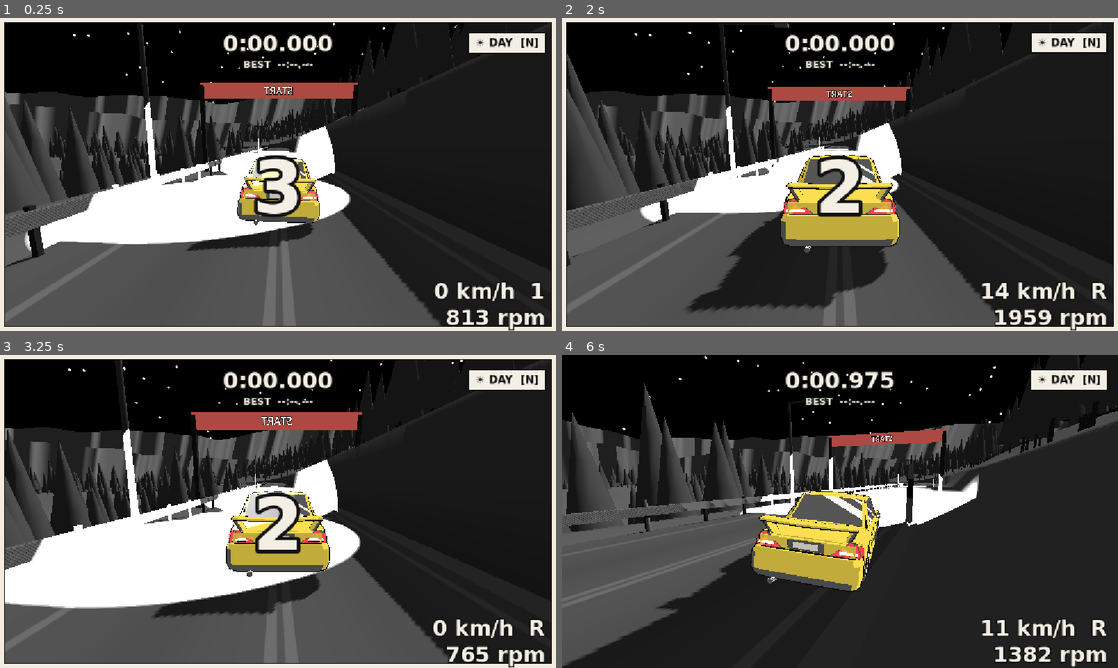
Above: before the commit, frames 1-4 (two rows, left to right).
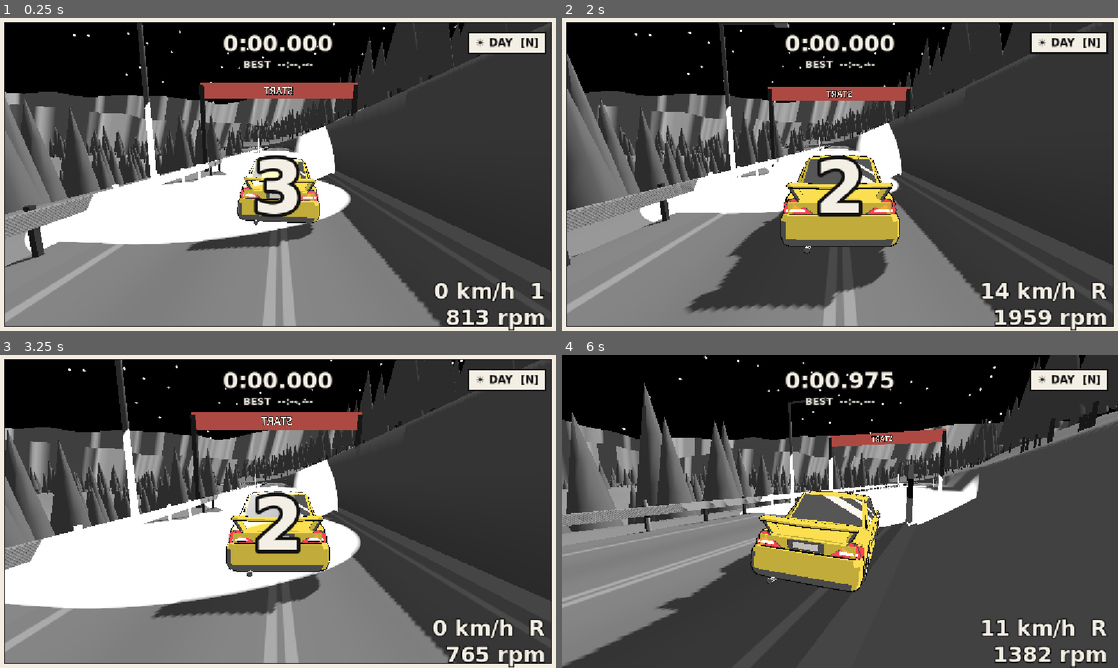
Above: after the commit, the same moments.

Repository: raimieltan/pang-daily-desktop
Game: Godot game, scene res://scenes/touge.tscn
Two runs of this game, one before a commit and one after it. Both use one fixed random seed, a clock stepped at 60 frames per second and the inputs below. Sound files missing from this copy of the repository are replaced by a short silence.
Inputs (mouse positions are in pixels of both pictures, inside the frame that each line leads up to):
- Up to frame 1 (0.25 s): no input
- Up to frame 2 (2 s): click "☀ DAY [N]" at 0.5 s; click "☾ NIGHT [N]" at 1.25 s
- Up to frame 3 (3.25 s): tap Enter (restart_run) at 2 s; move the mouse to (400, 495) at 2.02 s; hold D (steer_right) 2.03-2.75 s; hold W (throttle) 2.03-2.75 s; click (400, 495) at 2.17 s; drag from (166, 527) to (250, 574) at 2.77 s
- Up to frame 4 (6 s): move the mouse to (895, 442) at 3.52 s; hold D (steer_right) 3.53-4.25 s; hold M (toggle_manga) 3.53-4.25 s; drag from (812, 574) to (673, 464) at 4.27 s; move the mouse to (1006, 558) at 5.02 s; hold A (steer_left) 5.03-5.75 s; hold Y (toggle_tires) 5.03-5.75 s; drag from (673, 464) to (756, 433) at 5.77 s

The runs differ from the first frame. In frame 1, 54% of the frame differs, in the area x 0-100%, y 1-99%; in frame 2, 56%; in frame 3, 49%; in frame 4, 61%, in the area x 0-100%, y 0-100%.

Commit message:
art: gray-wash ink look with pen-stroke hatching; softer lighting
Per the user's Initial D references:
- Gray-wash page: each tone band has a gray fill (blended with the real shading) instead of
  pure paper or ink, and screentone prints as darker strokes over it.
- Tone texture: hand-inked pen strokes (broken, tapered, diagonal dashes; cross strokes in
  dark bands) plus ink grit.
- Graded coverage within bands and a soft ink edge.
- Lighting: higher night ambient and moon, a smaller and softer headlight core, dimmer brake
  trails by day.

Co-Authored-By: Claude Opus 5.5 <noreply@anthropic.com>

Diff:
--- a/game/art/manga_art.gd
+++ b/game/art/manga_art.gd
@@ -174,7 +174,8 @@
 static func apply_night(value: float) -> void:
 	night = value
 	RenderingServer.global_shader_parameter_set("manga_night", value)
-	RenderingServer.global_shader_parameter_set("manga_ambient", lerpf(0.32, 0.02, value))
+	# Night ambient keeps unlit faces in tone rather than flat ink; ink is for real shadows.
+	RenderingServer.global_shader_parameter_set("manga_ambient", lerpf(0.32, 0.07, value))
 	if is_instance_valid(_sun):
 		# Moonlight is just enough to separate lit slopes (dense tone) from shadow (ink).
-		_sun.light_energy = lerpf(1.0, 0.07, value)
+		_sun.light_energy = lerpf(1.0, 0.18, value)
--- a/game/art/manga_compositor.gd
+++ b/game/art/manga_compositor.gd
@@ -8,15 +8,22 @@
 
 @export_group("Tone ramp")
 ## Luminance (perceptual, 0..1) splits between ink | dense tone | sparse tone | paper.
-@export_range(0.0, 1.0) var ink_below := 0.2
-@export_range(0.0, 1.0) var dense_below := 0.4
-@export_range(0.0, 1.0) var sparse_below := 0.64
+@export_range(0.0, 1.0) var ink_below := 0.16
+@export_range(0.0, 1.0) var dense_below := 0.5
+@export_range(0.0, 1.0) var sparse_below := 0.82
 ## Screentone pitch at 1080p in pixels (scaled with resolution).
-@export_range(2.0, 16.0) var tone_pitch := 5.0
-@export_range(0.0, 1.0) var dense_coverage := 0.55
+@export_range(2.0, 16.0) var tone_pitch := 4.5
+@export_range(0.0, 1.0) var dense_coverage := 0.45
 @export_range(0.0, 1.0) var sparse_coverage := 0.16
-## Dense band: crosshatch (true) or heavy dots (false).
-@export var dense_crosshatch := true
+## Tone texture: 0 = halftone dots, 1 = mechanical crosshatch, 2 = hand-inked pen strokes.
+@export_enum("Dots", "Crosshatch", "Pen strokes") var tone_style := 2
+## Pen strokes: direction (degrees from horizontal) and dash length in pixels at 1080p.
+@export_range(-90.0, 90.0) var stroke_angle := -22.0
+@export_range(8.0, 200.0) var stroke_length := 46.0
+## Scratchy ink specks, stronger in dark areas.
+@export_range(0.0, 0.1) var grit := 0.018
+## Luminance width over which shading eases from crosshatch into solid ink (softens harsh blacks).
+@export_range(0.0, 0.2) var ink_softness := 0.08
 
 @export_group("Ink lines")
 ## Silhouette (depth) and crease (normal) kernel offsets at 1080p, in pixels.
@@ -39,11 +46,21 @@
 @export_range(0.0, 0.3) var grain := 0.06
 @export_range(0.0, 1.0) var ink_bleed := 0.25
 
+@export_group("Gray tones")
+## Gray fill per band (0 = ink, 1 = paper): ink band, dense band, sparse band. Paper band is paper.
+@export_range(0.0, 1.0) var band0_gray := 0.2
+@export_range(0.0, 1.0) var band1_gray := 0.5
+@export_range(0.0, 1.0) var band2_gray := 0.78
+## How dark screentone dots print over the fill (1 = solid ink dots).
+@export_range(0.0, 1.0) var dot_strength := 0.45
+## How much of the real continuous shading shows through the band fills.
+@export_range(0.0, 1.0) var gray_blend := 0.6
+
 @export_group("Color exception")
 ## Pixels more saturated than this skip the ramp (the car's paint and lights).
 @export_range(0.0, 1.0) var car_saturation := 0.24
 
-const PARAMS_BYTES := 144
+const PARAMS_BYTES := 176
 
 var _rd: RenderingDevice
 var _shader: RID
@@ -76,7 +93,7 @@
 		return
 	_shader = _rd.shader_create_from_spirv(spirv)
 	_pipeline = _rd.compute_pipeline_create(_shader)
-	# std140: 9 × vec4.
+	# std140: 11 × vec4.
 	_params = _rd.uniform_buffer_create(PARAMS_BYTES)
 	var s := RDSamplerState.new()
 	s.min_filter = RenderingDevice.SAMPLER_FILTER_NEAREST
@@ -110,12 +127,14 @@
 		f.append_array([
 			size.x, size.y, 1.0 / size.x, 1.0 / size.y,
 			ink_below, dense_below, sparse_below, tone_pitch,
-			dense_coverage, sparse_coverage, 1.0 if dense_crosshatch else 0.0, 0.0,
+			dense_coverage, sparse_coverage, float(tone_style), ink_softness,
 			silhouette_px, crease_px, line_far, crease_far,
 			depth_sensitivity, normal_sensitivity, jitter_px, jitter_scale,
 			paper.r, paper.g, paper.b, grain,
 			ink.r, ink.g, ink.b, ink_bleed,
-			car_saturation, 1.0 if white_lines_on_ink else 0.0, 1.0, 0.0,
+			car_saturation, 1.0 if white_lines_on_ink else 0.0, 1.0, gray_blend,
+			band0_gray, band1_gray, band2_gray, dot_strength,
+			deg_to_rad(stroke_angle), stroke_length, grit, 0.0,
 		])
 		var bytes := f.to_byte_array()
 		_rd.buffer_update(_params, 0, bytes.size(), bytes)
--- a/game/art/manga_world.gdshader
+++ b/game/art/manga_world.gdshader
@@ -22,9 +22,9 @@
 
 group_uniforms lamps;
 /// Lamp intensity above which the pool is hard paper white.
-uniform float lamp_core = 0.32;
+uniform float lamp_core = 0.6;
 /// How much light outside the core still reaches the tone ramp.
-uniform float lamp_falloff = 0.55;
+uniform float lamp_falloff = 0.8;
 group_uniforms;
 
 group_uniforms road;
--- a/game/vehicle/car_visual.gd
+++ b/game/vehicle/car_visual.gd
@@ -112,7 +112,7 @@
 	if reverse_mat:
 		reverse_mat.set_shader_parameter("glow", 1.0 if s.reversing else 0.0)
 	# Brake light trails: brighter at night (tail lamps are on), longer with speed.
-	_streak = move_toward(_streak, braking * lerpf(0.7, 1.2, night) + night * 0.3, delta * 8.0)
+	_streak = move_toward(_streak, braking * lerpf(0.35, 1.2, night) + night * 0.3, delta * 8.0)
 	var length := 0.3 + clampf(car.linear_velocity.length() * 0.07, 0.0, 2.2)
 	for st in _tail_streaks:
 		st.visible = _streak > 0.02
@@ -121,7 +121,7 @@
 		m.set_shader_parameter("trail_length", length)
 	for spot in _headlights:
 		spot.visible = night > 0.02
-		spot.light_energy = 5.0 * night
+		spot.light_energy = 3.5 * night
 
 
 func _process(delta: float) -> void:
Not shown, changed: game/art/manga_post.glsl
